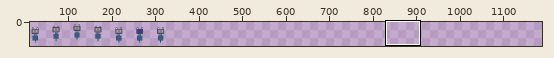
Two states of a sprite sheet, Assets/player.png. The picture above shows the old version from afar; the outline marks the close-up.
Close-up. Old version:
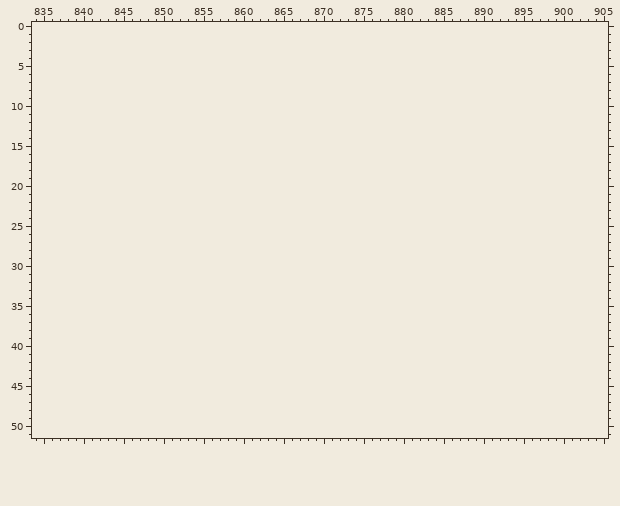
The file is 336x64 pixels. Shown: x 834..905, y 0..51. The old version is drawn lined up with the new one, on the new canvas. The wide view leaves out empty margins. The commit also changed other parts of the picture, which this record leaves out.
The same view after the edit:
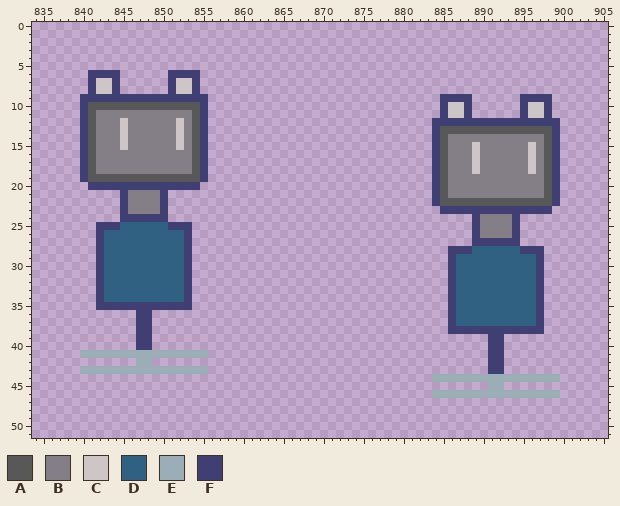
Palette (. is transparent): A #585858  B #847e87  C #cec6c6  D #306082  E #9badb7  F #3f3f74
The exact change:
canvas 336x64 -> 1200x64
@@ x 834..905 @@
  5 ........................................................................
- 6 ........................................................................
- 7 ........................................................................
- 8 ........................................................................
- 9 ........................................................................
-10 ........................................................................
-11 ........................................................................
-12 ........................................................................
-13 ........................................................................
-14 ........................................................................
-15 ........................................................................
-16 ........................................................................
-17 ........................................................................
-18 ........................................................................
-19 ........................................................................
-20 ........................................................................
-21 ........................................................................
-22 ........................................................................
-23 ........................................................................
-24 ........................................................................
-25 ........................................................................
-26 ........................................................................
-27 ........................................................................
-28 ........................................................................
-29 ........................................................................
-30 ........................................................................
-31 ........................................................................
-32 ........................................................................
-33 ........................................................................
-34 ........................................................................
-35 ........................................................................
-36 ........................................................................
-37 ........................................................................
-38 ........................................................................
-39 ........................................................................
-40 ........................................................................
-41 ........................................................................
-42 ........................................................................
-43 ........................................................................
-44 ........................................................................
-45 ........................................................................
-46 ........................................................................
+ 6 .......FFFF......FFFF...................................................
+ 7 .......FCCF......FCCF...................................................
+ 8 .......FCCF......FCCF...................................................
+ 9 ......FFFFFFFFFFFFFFFF.............................FFFF......FFFF.......
+10 ......FAAAAAAAAAAAAAAF.............................FCCF......FCCF.......
+11 ......FABBBBBBBBBBBBAF.............................FCCF......FCCF.......
+12 ......FABBBCBBBBBBCBAF............................FFFFFFFFFFFFFFFF......
+13 ......FABBBCBBBBBBCBAF............................FAAAAAAAAAAAAAAF......
+14 ......FABBBCBBBBBBCBAF............................FABBBBBBBBBBBBAF......
+15 ......FABBBCBBBBBBCBAF............................FABBBCBBBBBBCBAF......
+16 ......FABBBBBBBBBBBBAF............................FABBBCBBBBBBCBAF......
+17 ......FABBBBBBBBBBBBAF............................FABBBCBBBBBBCBAF......
+18 ......FABBBBBBBBBBBBAF............................FABBBCBBBBBBCBAF......
+19 ......FAAAAAAAAAAAAAAF............................FABBBBBBBBBBBBAF......
+20 .......FFFFFFFFFFFFFF.............................FABBBBBBBBBBBBAF......
+21 ...........FBBBBF.................................FABBBBBBBBBBBBAF......
+22 ...........FBBBBF.................................FAAAAAAAAAAAAAAF......
+23 ...........FBBBBF..................................FFFFFFFFFFFFFF.......
+24 ...........FFFFFF......................................FBBBBF...........
+25 ........FFFDDDDDDFFF...................................FBBBBF...........
+26 ........FDDDDDDDDDDF...................................FBBBBF...........
+27 ........FDDDDDDDDDDF...................................FFFFFF...........
+28 ........FDDDDDDDDDDF................................FFFDDDDDDFFF........
+29 ........FDDDDDDDDDDF................................FDDDDDDDDDDF........
+30 ........FDDDDDDDDDDF................................FDDDDDDDDDDF........
+31 ........FDDDDDDDDDDF................................FDDDDDDDDDDF........
+32 ........FDDDDDDDDDDF................................FDDDDDDDDDDF........
+33 ........FDDDDDDDDDDF................................FDDDDDDDDDDF........
+34 ........FDDDDDDDDDDF................................FDDDDDDDDDDF........
+35 ........FFFFFFFFFFFF................................FDDDDDDDDDDF........
+36 .............FF.....................................FDDDDDDDDDDF........
+37 .............FF.....................................FDDDDDDDDDDF........
+38 .............FF.....................................FFFFFFFFFFFF........
+39 .............FF..........................................FF.............
+40 .............FF..........................................FF.............
+41 ......EEEEEEEEEEEEEEEE...................................FF.............
+42 .............EE..........................................FF.............
+43 ......EEEEEEEEEEEEEEEE...................................FF.............
+44 ..................................................EEEEEEEEEEEEEEEE......
+45 .........................................................EE.............
+46 ..................................................EEEEEEEEEEEEEEEE......
 47 ........................................................................
Changed places in both close-ups, as pixel boxes (x1, y1, x2, y2):
added: (80, 70, 208, 374)
added: (432, 94, 560, 398)
